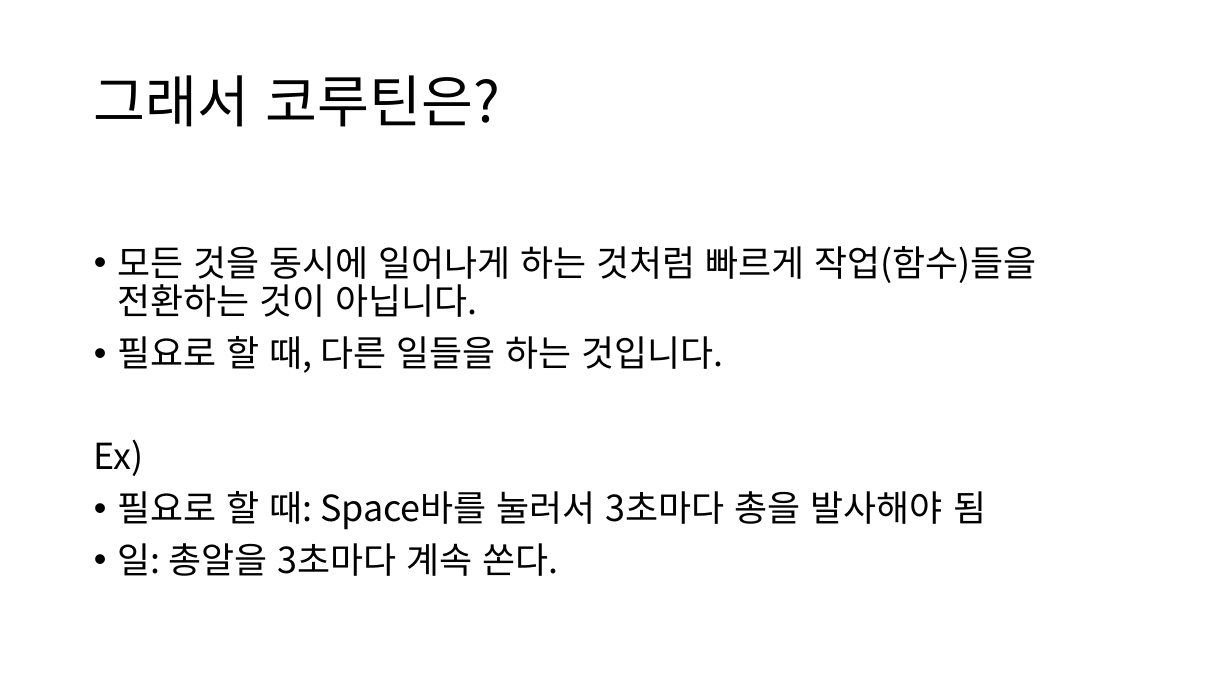
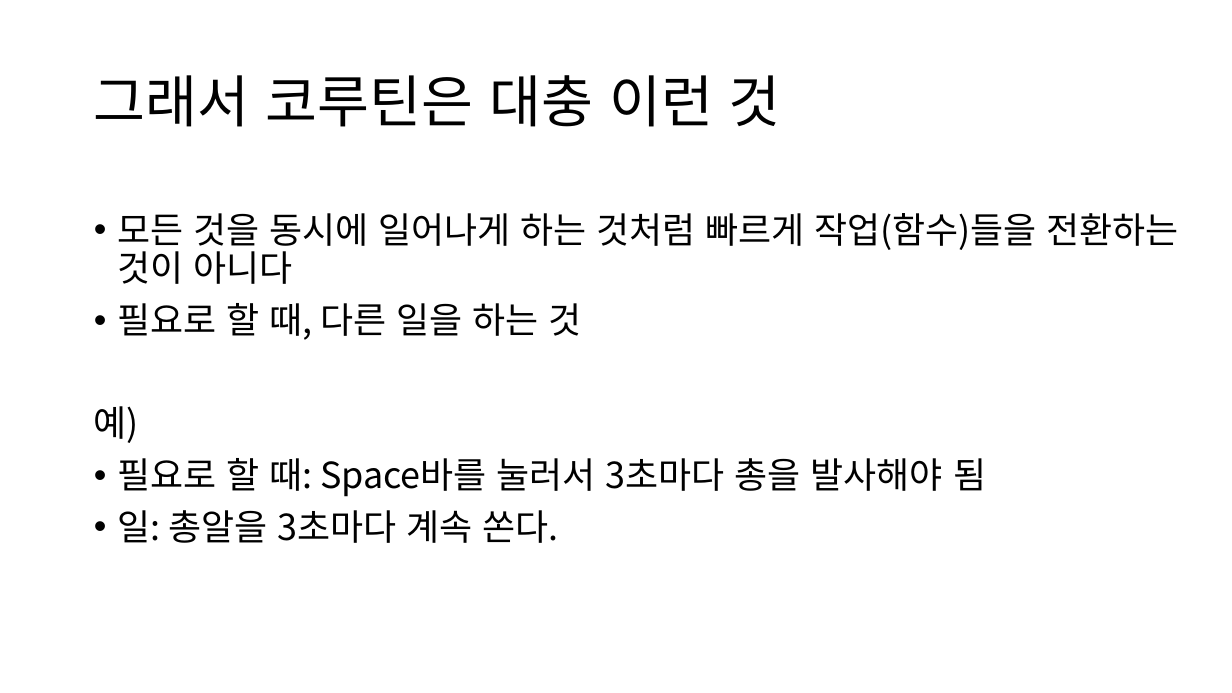
Before and after one commit to IamGroooooot/cien-unity-2019, a slide deck: slide 12 of 3주차.pptx (slide 13 before the commit). Drawn at 1232x693 pixels with LibreOffice and Linux fonts; fonts in the diff are those of the drawing. Boxes give left, top, right and bottom in pixels: in the first picture for what was removed or moved away, otherwise in the second. Text is boxed around its words. In the diff, an @@ line names an element or a change of style, - is before the commit and + after.

```diff
--- a/3주차.pptx
+++ b/3주차.pptx
@@ title at (94, 75, 781, 127): text changed @@
-그래서 코루틴은?
+그래서 코루틴은 대충 이런 것
@@ text "모든 것을 동시에 일어나게 하는 ...": place and size @@
-text "모든 것을 동시에 일어나게 하는 ..." at (94, 246, 1037, 576)
+text "모든 것을 동시에 일어나게 하는 ..." at (94, 213, 1179, 543)
@@ text at (94, 213, 1179, 443): text changed @@
-• 모든 것을 동시에 일어나게 하는 것처럼 빠르게 작업(함수)들을 전환하는 것이 아닙니다.
-• 필요로 할 때, 다른 일들을 하는 것입니다.
-Ex)
+• 모든 것을 동시에 일어나게 하는 것처럼 빠르게 작업(함수)들을 전환하는 것이 아니다
+• 필요로 할 때, 다른 일을 하는 것
+예)
```
Also in this commit, not shown: 11 other slides changed, 11 slides added.
